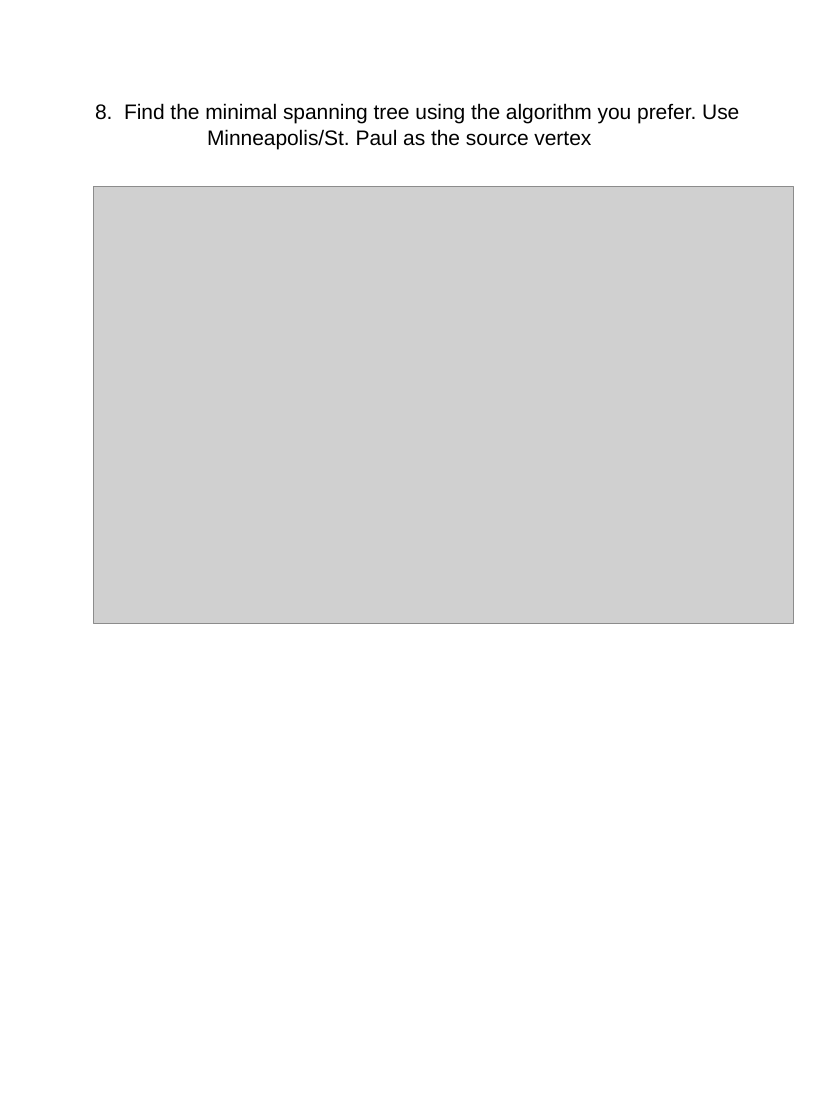
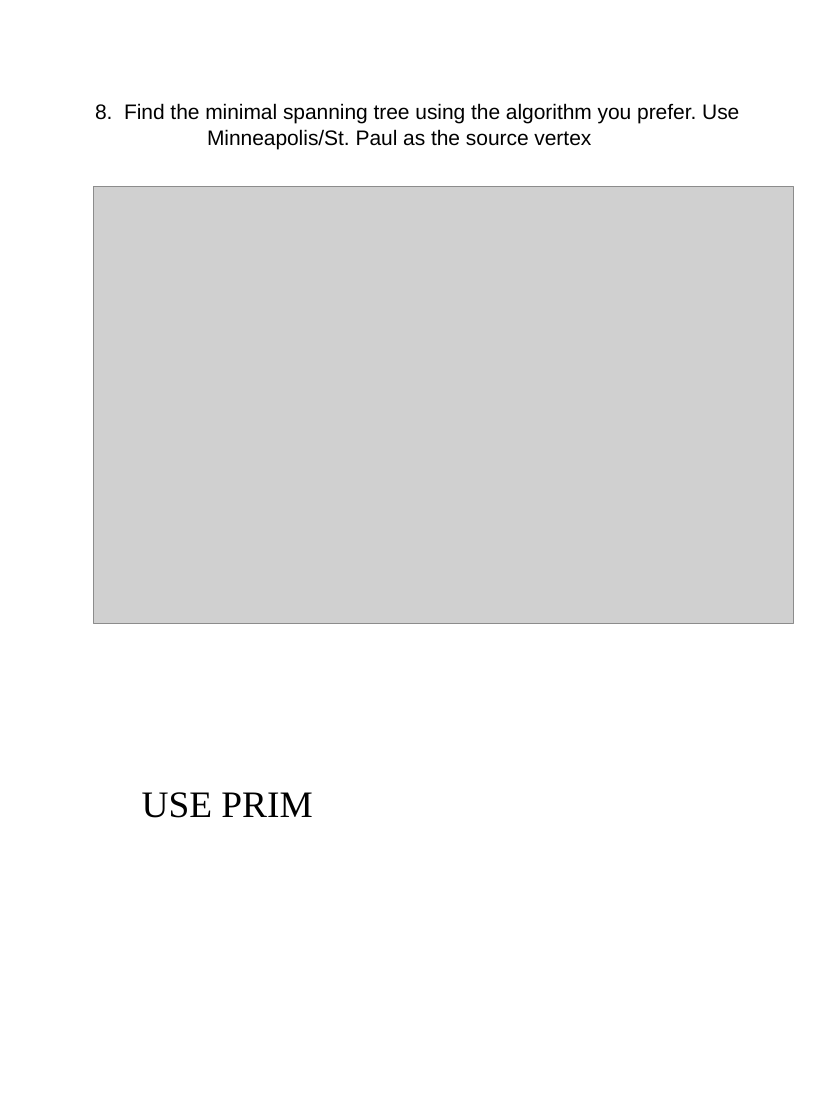
Before and after one commit to y0natan10/CMSC204-Lab7-Graph-Lab, a slide deck: slide 7 of AssignmentRelatedDocuments/WhatWasSubmitted/Graph Lab.pptx. Drawn at 840x1120 pixels with LibreOffice and Linux fonts; fonts in the diff are those of the drawing; grey boxes stand for pictures. Boxes give left, top, right and bottom in pixels: in the first picture for what was removed or moved away, otherwise in the second. Text is boxed around its words. In the diff, an @@ line names an element or a change of style, - is before the commit and + after.

Commit message:
Finished setting up all the problem and implementing most of the methods
Most of the methods have been finished, still need to make kruskal's and
prim's algorithms and whatever else i missed

```diff
--- a/AssignmentRelatedDocuments/WhatWasSubmitted/Graph Lab.pptx
+++ b/AssignmentRelatedDocuments/WhatWasSubmitted/Graph Lab.pptx
@@ text added at bbox=[142, 792, 312, 818], 24 pt, text #000000 @@
+USE PRIM
```
Also in this commit, not shown: 4 other slides changed, 4 other files.
